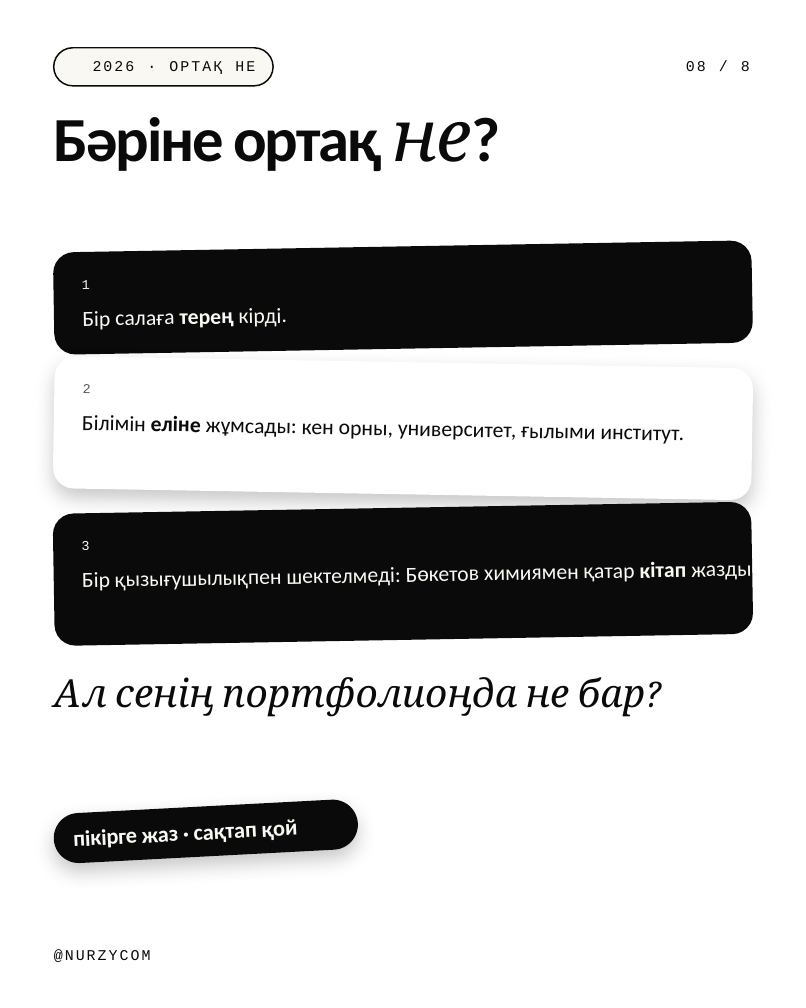
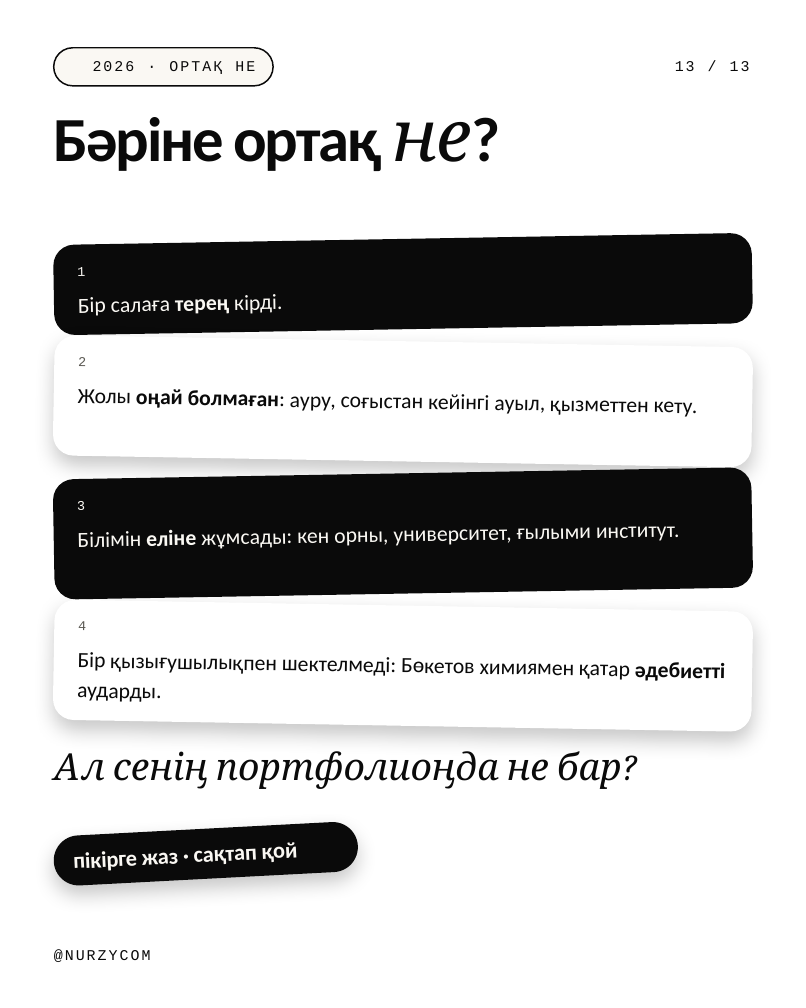
Before and after one commit to galiandojonathan-ship-it1/nurzycom_brand, a slide deck: slide 13 of social/pptx/kz-scientists.pptx (slide 8 before the commit). Drawn at 806x1008 pixels with LibreOffice and Linux fonts; fonts in the diff are those of the drawing; background and template pictures are left out. Boxes give left, top, right and bottom in pixels: in the first picture for what was removed or moved away, otherwise in the second. Text is boxed around its words. In the diff, an @@ line names an element or a change of style, - is before the commit and + after.

```diff
--- a/social/pptx/kz-scientists.pptx
+++ b/social/pptx/kz-scientists.pptx
@@ text at [675, 61, 750, 71]: text changed @@
-08 / 8
+13 / 13
@@ rounded rectangle: place and size @@
-rounded rectangle at [53, 240, 753, 354]
+rounded rectangle at [53, 232, 753, 335]
@@ text "1": place and size @@
-text "1" at [82, 280, 90, 289]
+text "1" at [77, 267, 85, 276]
@@ text "Бір салаға терең кірді.": place and size @@
-text "Бір салаға терең кірді." at [83, 308, 287, 330]
+text "Бір салаға терең кірді." at [78, 294, 282, 316]
@@ rounded rectangle: place and size @@
-rounded rectangle at [53, 356, 753, 500]
+rounded rectangle at [53, 335, 753, 467]
@@ text "2": place and size @@
-text "2" at [83, 384, 91, 393]
+text "2" at [78, 357, 86, 366]
@@ text added at [78, 389, 698, 417], 14.5 pt, text #0A0A0A @@
+Жолы оңай болмаған: ауру, соғыстан кейінгі ауыл, қызметтен кету.
@@ proportions changed in 3 elements at [53, 232, 753, 335], [53, 335, 753, 467], [53, 467, 753, 599] @@
@@ rounded rectangle: place and size @@
-rounded rectangle at [53, 501, 753, 646]
+rounded rectangle at [53, 467, 753, 599]
@@ text "3": place and size @@
-text "3" at [82, 541, 90, 550]
+text "3" at [77, 501, 85, 510]
@@ text "Білімін еліне жұмсады: кен орны, ...": place and size @@
-text "Білімін еліне жұмсады: кен орны, ..." at [82, 415, 684, 444]
+text "Білімін еліне жұмсады: кен орны, ..." at [78, 526, 680, 549]
@@ text "Білімін еліне жұмсады: кен орны, ..." at [78, 526, 680, 549]: text colour #0A0A0A to #FAF8F3; rotation 1 to 359 degrees @@
@@ rounded rectangle added at [53, 599, 753, 731], fill #FFFFFF @@
@@ text added at [78, 621, 86, 630], 9 pt, text #5A5852 @@
+4
@@ text at [77, 652, 725, 702]: text changed; text colour #FAF8F3 to #0A0A0A @@
-Бір қызығушылықпен шектелмеді: Бөкетов химиямен қатар кітап жазды.
+Бір қызығушылықпен шектелмеді: Бөкетов химиямен қатар әдебиетті аударды.
@@ text "Бір қызығушылықпен шектелмеді: Бөкетов химиямен ..." at [77, 652, 725, 702]: rotation 359 to 1 degrees @@
@@ text "Ал сенің портфолиоңда не бар?": place and size @@
-text "Ал сенің портфолиоңда не бар?" at [54, 677, 645, 717]
+text "Ал сенің портфолиоңда не бар?" at [54, 751, 622, 789]
@@ text "Ал сенің портфолиоңда не бар?" at [54, 751, 622, 789]: size 26 to 25 pt; line spacing 29.1pt to 28pt @@
@@ rounded rectangle: place and size @@
-rounded rectangle at [53, 798, 359, 864]
+rounded rectangle at [53, 821, 359, 887]
@@ text "пікірге жаз · сақтап қой": place and size @@
-text "пікірге жаз · сақтап қой" at [74, 819, 298, 848]
+text "пікірге жаз · сақтап қой" at [74, 842, 298, 871]
```
Also in this commit, not shown: 1 other slide changed, 11 slides added, 6 slides removed, 27 other files.
